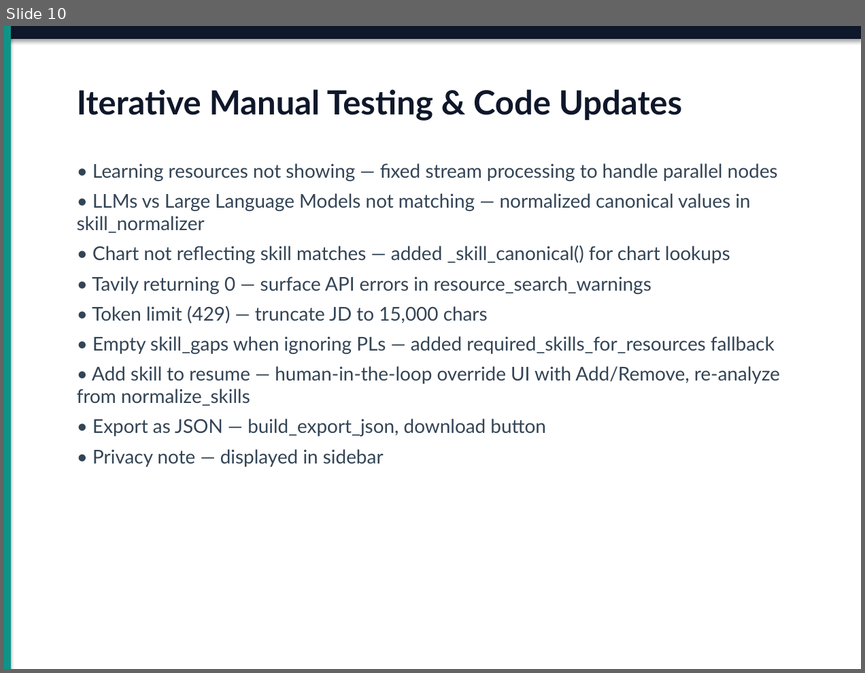
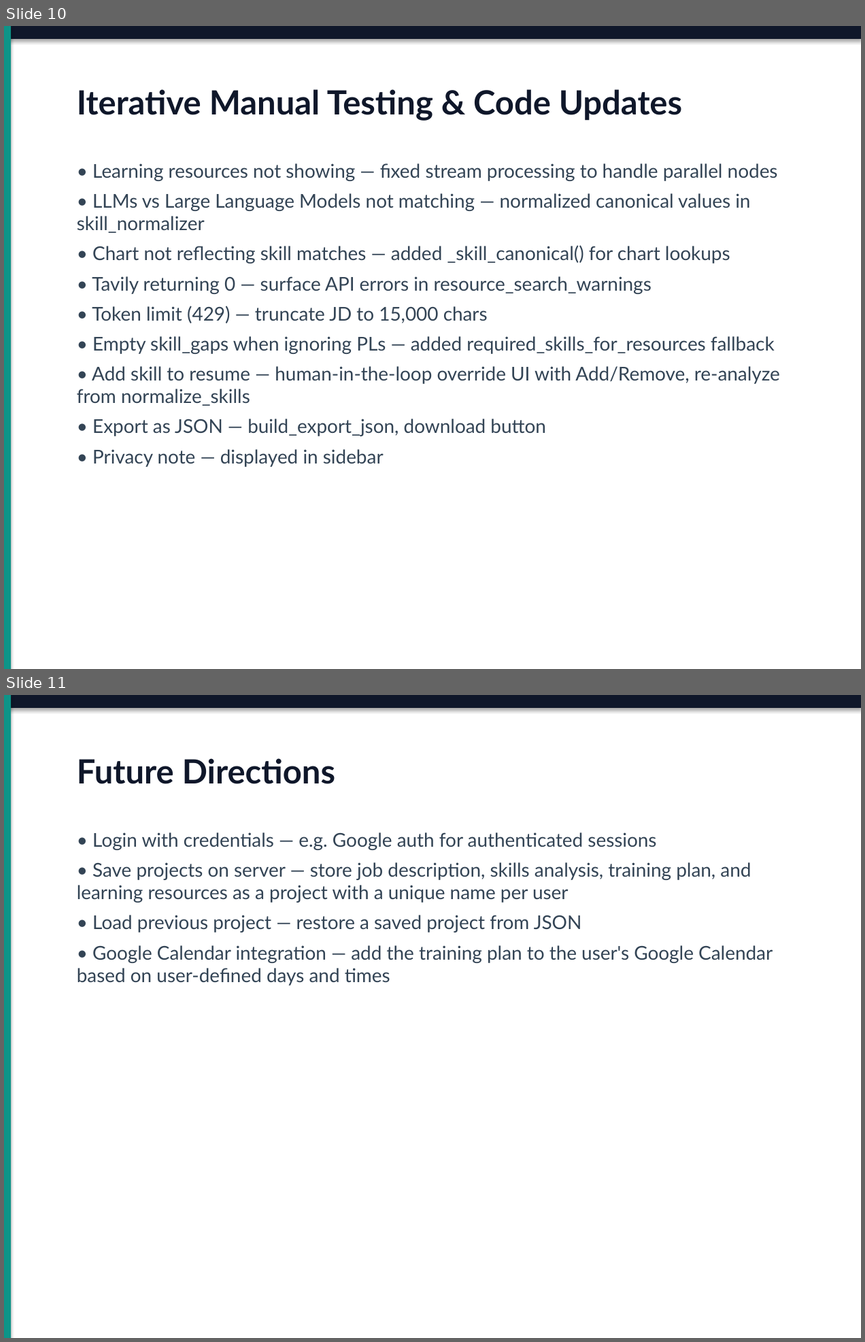
Before and after one commit to Dushyant-Bansal/ai-job-assistant, a slide deck: AI_Job_Assistant_Design_Deck.pptx. Shown one above the other, each under a label of ours: slide 10 before the commit, slides 10 and 11 after it. The pictures are 865x673 and 865x1342 pixels, drawn with LibreOffice and Linux fonts; fonts in the diff are those of the drawing. Boxes give left, top, right and bottom in pixels: in the first picture for what was removed or moved away, otherwise in the second. Text is boxed around its words. In the diff, an @@ line names an element or a change of style, - is before the commit and + after.

Commit message:
Update PPTX and Readme with Future Directions

```diff
--- a/AI_Job_Assistant_Design_Deck.pptx
+++ b/AI_Job_Assistant_Design_Deck.pptx
@@ slide 11 added at (x1=4, y1=695, x2=861, y2=1338), background #FFFFFF @@
@@ rectangle added at (x1=4, y1=695, x2=861, y2=708), fill #0F172A @@
@@ rectangle added at (x1=4, y1=695, x2=11, y2=1338), fill #0D9488 @@
@@ text added at (x1=77, y1=758, x2=335, y2=784), 28 pt, text #0F172A, bold @@
+Future Directions
@@ text added at (x1=77, y1=832, x2=772, y2=985), 16 pt, text #334455 @@
+• Login with credentials — e.g. Google auth for authenticated sessions
+• Save projects on server — store job description, skills analysis, training plan, and learning resources as a project with a unique name per user
+• Load previous project — restore a saved project from JSON
+• Google Calendar integration — add the training plan to the user's Google Calendar based on user-defined days and times
```
Also in this commit, not shown: 2 other files.
